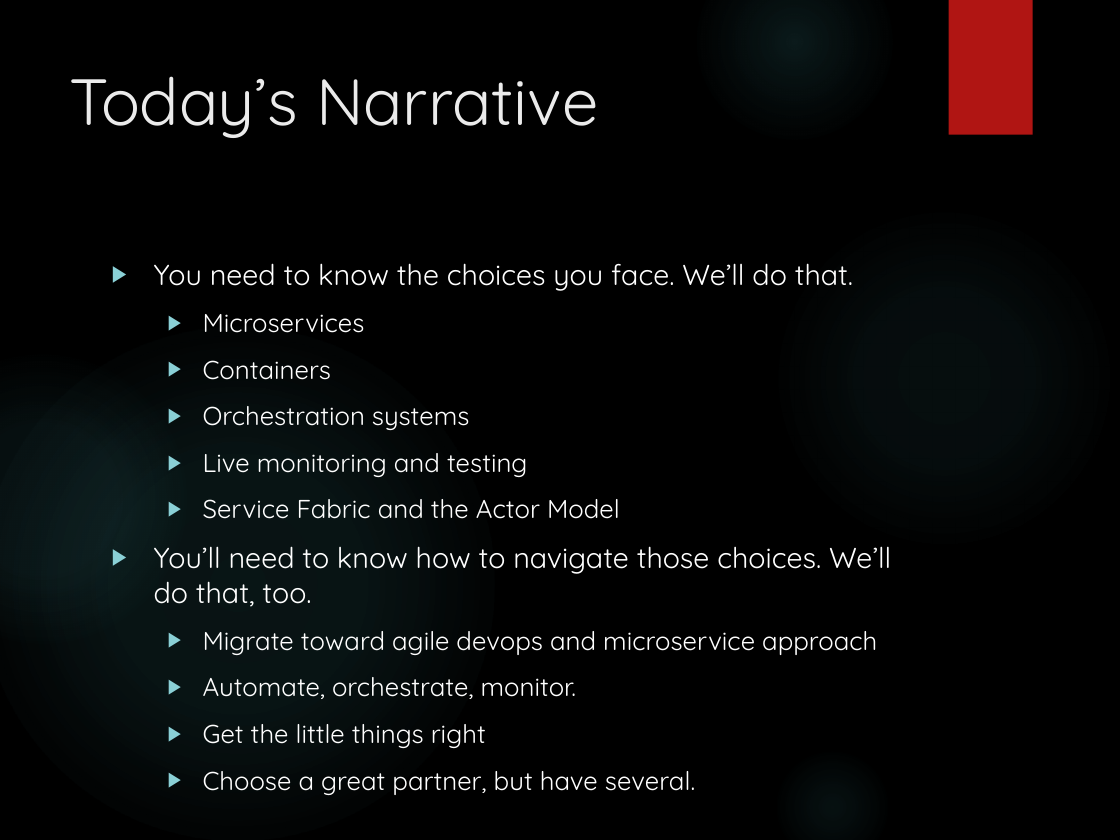
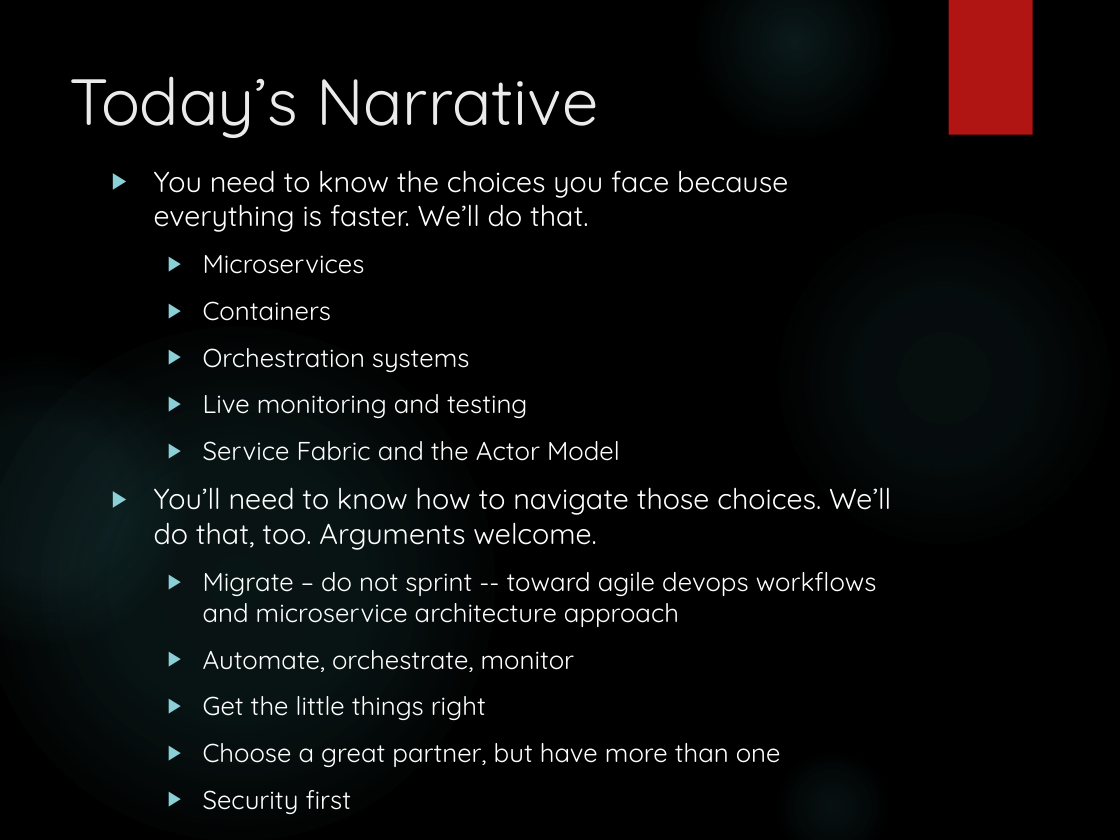
Before and after one commit to arif-aigonix/leap2015, a slide deck: slide 2 of Cloud and Distributed Architecture Overview.pptx. Drawn at 1120x840 pixels with LibreOffice and Linux fonts; fonts in the diff are those of the drawing; background and template pictures are left out. Boxes give left, top, right and bottom in pixels: in the first picture for what was removed or moved away, otherwise in the second. Text is boxed around its words. In the diff, an @@ line names an element or a change of style, - is before the commit and + after.

```diff
--- a/Cloud and Distributed Architecture Overview.pptx
+++ b/Cloud and Distributed Architecture Overview.pptx
@@ text "You need to know the ..." moved from (x1=154, y1=263, x2=891, y2=795) to (x1=154, y1=170, x2=891, y2=767) @@
@@ text at (x1=154, y1=170, x2=788, y2=232): text changed @@
-▶ You need to know the choices you face. We’ll do that.
+▶ You need to know the choices you face because everything is faster. We’ll do that.
@@ text at (x1=154, y1=487, x2=891, y2=672): text changed @@
-▶ You’ll need to know how to navigate those choices. We’ll do that, too.
-  ▶ Migrate toward agile devops and microservice approach
-  ▶ Automate, orchestrate, monitor.
+▶ You’ll need to know how to navigate those choices. We’ll do that, too. Arguments welcome.
+  ▶ Migrate – do not sprint -- toward agile devops workflows and microservice architecture approach
+  ▶ Automate, orchestrate, monitor
@@ text at (x1=203, y1=743, x2=781, y2=767): text changed @@
-  ▶ Choose a great partner, but have several.
+  ▶ Choose a great partner, but have more than one
+  ▶ Security first
```
Also in this commit, not shown: 7 slides added, 1 other file.
